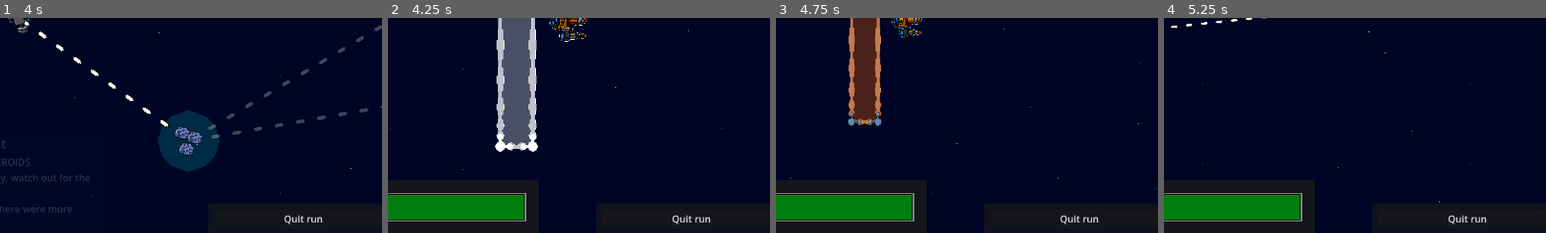
Above: before the commit, frames 1-4 (left to right).
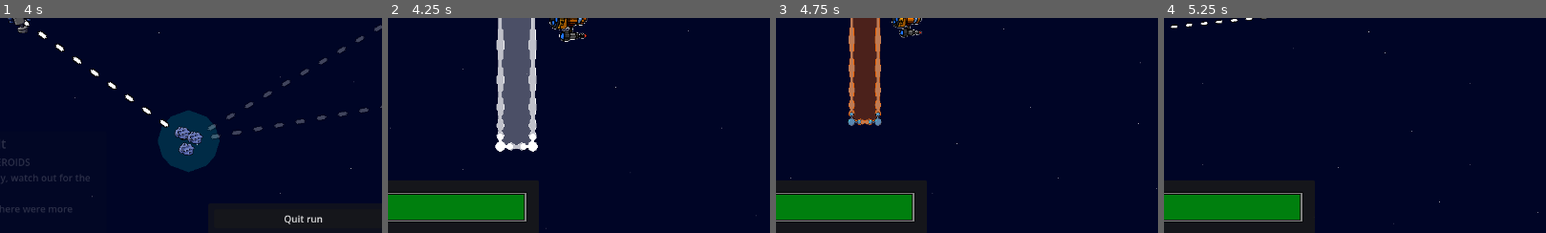
Above: after the commit, the same moments.

Repository: Sadathy/Wild-Jam-93
Game: Godot game, scene res://Scenes/main.tscn
The game is run twice, just before and just after one commit, with the same random seed, the same clock (stepped at 60 frames per second) and the same inputs.
Inputs (mouse positions are % of the whole screen's width and height, from its top left):
- Up to frame 1 (4 s): click "New Game" at 0.5 s; tap Enter at 1.25 s; drag from (35, 78) to (13, 50) at 1.27 s; drag from (33, 24) to (13, 50) at 2.02 s; tap Space (next_turn) at 2.75 s; move the mouse to (65, 69) at 2.77 s; tap A (plot_attack) at 2.85 s; click (65, 69) at 2.92 s; drag from (67, 45) to (35, 78) at 3.52 s
- Up to frame 2 (4.25 s): no input
- Up to frame 3 (4.75 s): click "[M]ove" at 4.25 s
- Up to frame 4 (5.25 s): click "[A]ttack" at 5 s
The pictures show only the part of the screen within x 10-60%, y 50-100%; the shares and areas given below are measured in that part.

Frame 1 is identical in both runs. In frame 2, 0.2% of the frame differs, in the area x 74-97%, y 91-96%; in frame 3, 0.2%; in frame 4, 0.2%, in the area x 60-98%, y 90-96%.

Commit message:
UI - Level select indicators
Made the indicators on level select correctly fade/show based on current stage

Diff:
--- a/wild-jam-93-project/Scripts/UI/level_select.gd
+++ b/wild-jam-93-project/Scripts/UI/level_select.gd
@@ -150,13 +150,26 @@
 	print("Reached the next stage")
 	AudioManager.stop_music()
 	hide()
+	general_level_ui.hide()
 	Global.new_level(stage_type_data[stages[stage_id]["type"]]["level"])
 	await Global.level.level_complete
+	toggle_indicator_fades(stage_id)
 	current_stage = stage_id
 	select_camera.make_current()
 	show()
+	general_level_ui.show()
 	if current_stage > no_stages - band_three_size:
 		victory()
+
+func toggle_indicator_fades(next_stage) -> void:
+	if current_stage == 0:
+		for i in band_one_size:
+			stages[0][str("link", i + 1, "_LINE")].modulate = Color(1, 1, 1, 0.25)
+	else:
+		stages[current_stage]["link_one_LINE"].modulate = Color(1, 1, 1, 0.25)
+		stages[current_stage]["link_two_LINE"].modulate = Color(1, 1, 1, 0.25)
+	stages[next_stage]["link_one_LINE"].modulate = Color(1, 1, 1, 1)
+	stages[next_stage]["link_two_LINE"].modulate = Color(1, 1, 1, 1)
 
 func victory() -> void:
 	# Go through and queue free all our stages and our stage selector
